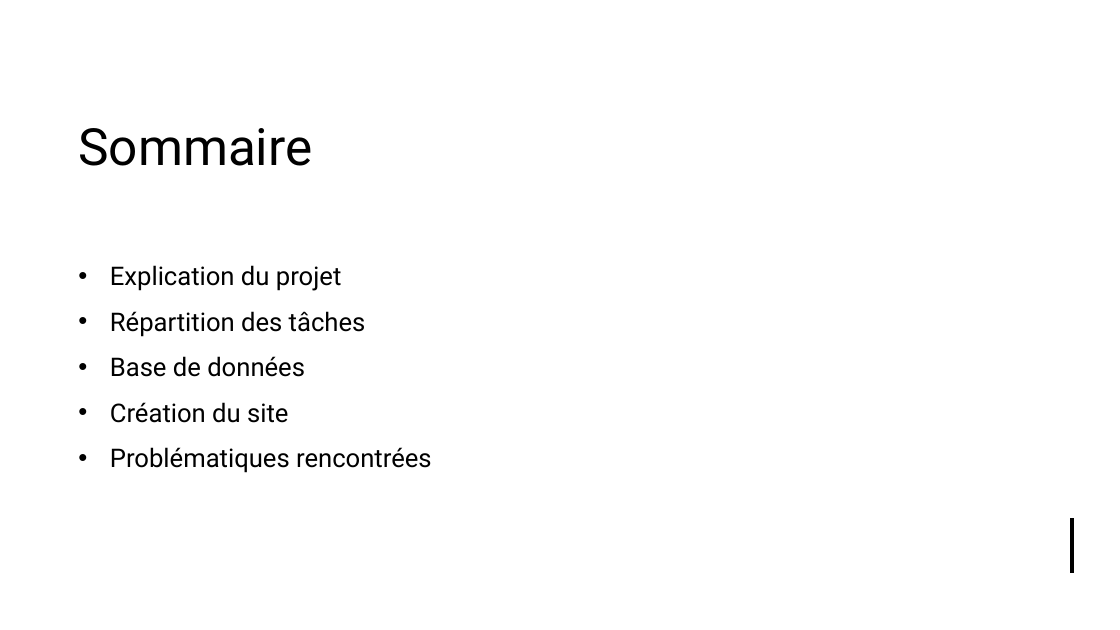
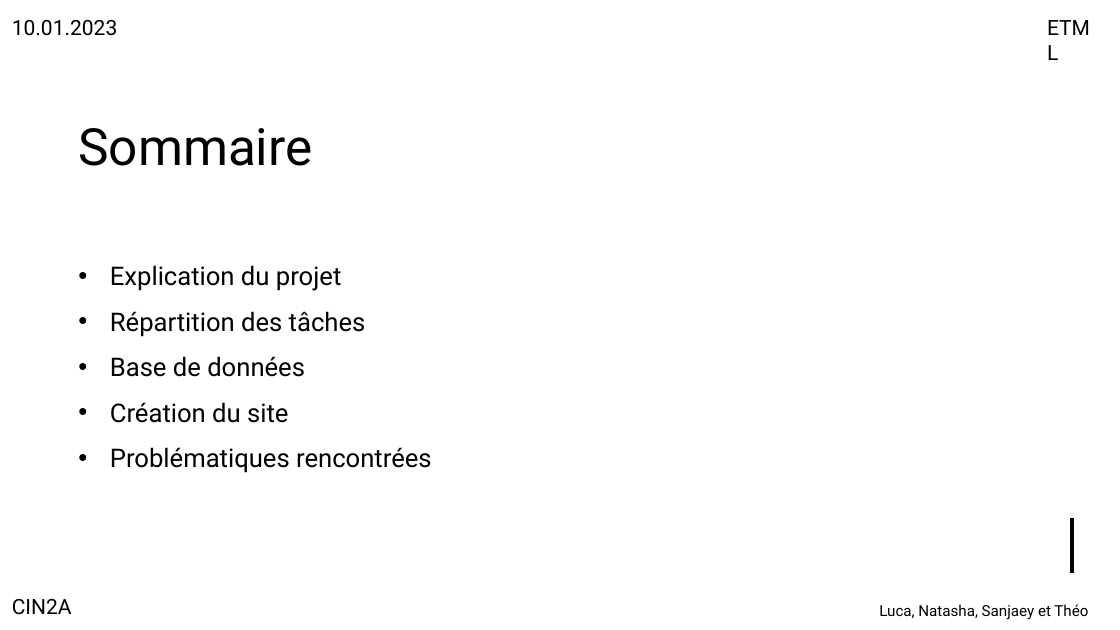
Before and after one commit to luca7274/042-GesProj2, a slide deck: slide 2 of Présentation-P_Prod.pptx. Drawn at 1120x630 pixels with LibreOffice and Linux fonts; fonts in the diff are those of the drawing. Boxes give left, top, right and bottom in pixels: in the first picture for what was removed or moved away, otherwise in the second. Text is boxed around its words. In the diff, an @@ line names an element or a change of style, - is before the commit and + after.

```diff
--- a/Présentation-P_Prod.pptx
+++ b/Présentation-P_Prod.pptx
@@ text added at [12,20,117,36], 18 pt, text #000000 @@
+10.01.2023
@@ text added at [1039,10,1105,44], 18 pt, text #000000 @@
+ETML
@@ text added at [12,599,72,615], 18 pt, text #000000 @@
+CIN2A
@@ text added at [879,604,1088,620], 12.9 pt, text #000000 @@
+Luca, Natasha, Sanjaey et Théo
```
Also in this commit, not shown: 1 other slide changed, 11 slides added, 1 slide removed.
